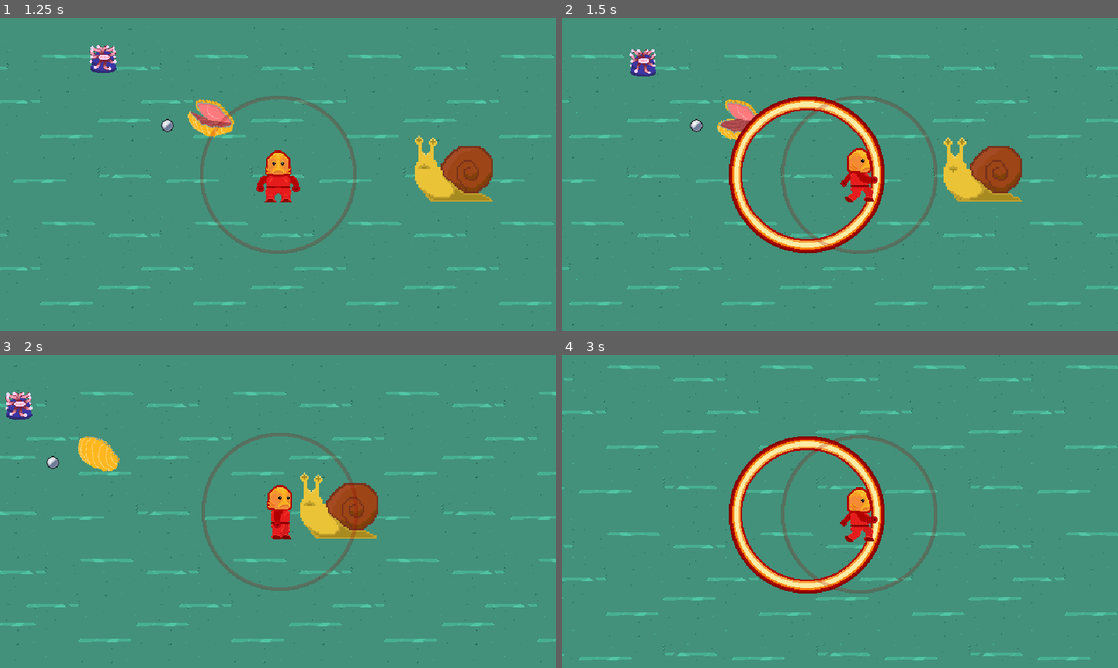
Above: before the commit, frames 1-4 (two rows, left to right).
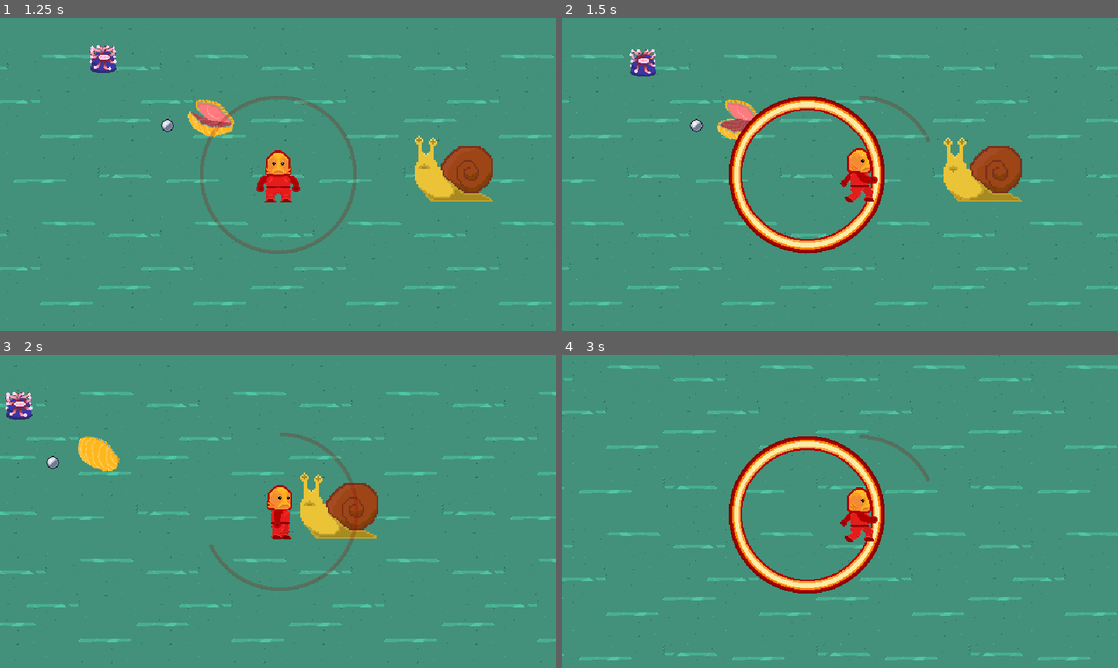
Above: after the commit, the same moments.

Repository: Splashy-Inc/enemy-anemone
Game: Godot game, scene res://SCENES/screen_manager.tscn
The game is run twice, just before and just after one commit, with the same random seed, the same clock (stepped at 60 frames per second) and the same inputs.
Inputs (mouse positions are in pixels of both pictures, inside the frame that each line leads up to):
- Up to frame 1 (1.25 s): click "Play" at 0.5 s
- Up to frame 2 (1.5 s): tap Enter at 1.25 s; move the mouse to (962, 158) at 1.27 s; press the mouse at (962, 158) at 1.28 s; hold D (right) from 1.28 s (still down)
- Up to frame 3 (2 s): keep holding D (right)
- Up to frame 4 (3 s): move the mouse to (728, 527) at 2.02 s; release D (right) at 2.03 s; release the mouse at (728, 527) at 2.03 s; hold S (down) 2.03-2.78 s; click (728, 527) at 2.1 s; move the mouse to (895, 442) at 2.77 s; press the mouse at (895, 442) at 2.78 s; hold D (right) from 2.78 s (still down)

Frame 1 is identical in both runs. In frame 2, 0.8% of the frame differs, in the area x 39-68%, y 24-76%; in frame 3, 0.3%; in frame 4, 0.8%, in the area x 39-68%, y 25-77%.

Commit message:
Show blast cooldown/recharge

Diff:
--- a/SCENES/player.tscn
+++ b/SCENES/player.tscn
@@ -103,9 +103,19 @@
 script = ExtResource("1_y28eq")
 blast_scene = ExtResource("4_0migj")
 
-[node name="Sprite2D" type="Sprite2D" parent="."]
+[node name="AttackRange" type="TextureProgressBar" parent="."]
 modulate = Color(1, 1, 1, 0.231373)
-texture = SubResource("AtlasTexture_2mxrm")
+anchors_preset = 15
+anchor_right = 1.0
+anchor_bottom = 1.0
+grow_horizontal = 2
+grow_vertical = 2
+size_flags_horizontal = 0
+size_flags_vertical = 4
+max_value = 1.0
+step = 0.01
+fill_mode = 4
+texture_progress = SubResource("AtlasTexture_04nvw")
 
 [node name="AnimatedSprite2D" type="AnimatedSprite2D" parent="."]
 sprite_frames = SubResource("SpriteFrames_341is")
--- a/SCRIPTS/player.gd
+++ b/SCRIPTS/player.gd
@@ -5,10 +5,12 @@
 
 @onready var animated_sprite_2d: AnimatedSprite2D = $AnimatedSprite2D
 @onready var blast_cooldown: Timer = $BlastCooldown
+@onready var attack_range: TextureProgressBar = $AttackRange
 
 @export var blast_scene: PackedScene
 
 func _physics_process(delta: float) -> void:
+	attack_range.value = blast_cooldown.wait_time - blast_cooldown.time_left
 	var direction := Input.get_vector("left", "right", "up", "down").normalized()
 	if direction:
 		if direction.x < 0:
--- a/SCRIPTS/screen_manager.gd
+++ b/SCRIPTS/screen_manager.gd
@@ -88,7 +88,6 @@
 
 func _on_level_won():
 	game_ended = true
-	_pause_play()
 	hud.show_win_screen()
 
 func _on_level_selected(new_level_scene: PackedScene):
Not shown: 1 places in SCENES/player.tscn that only renumber resources
